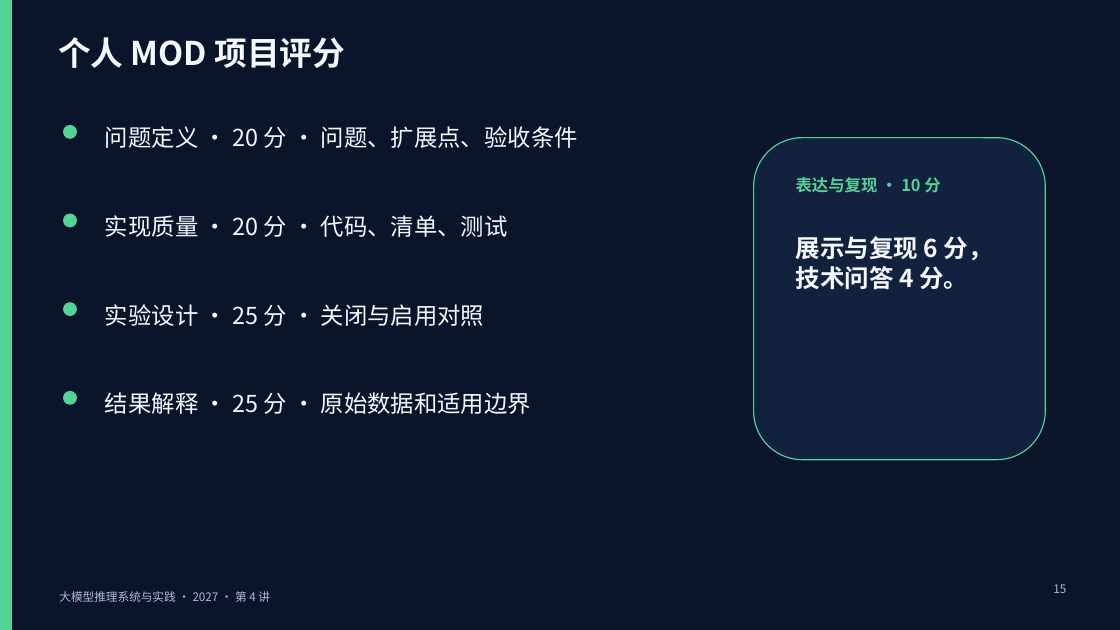
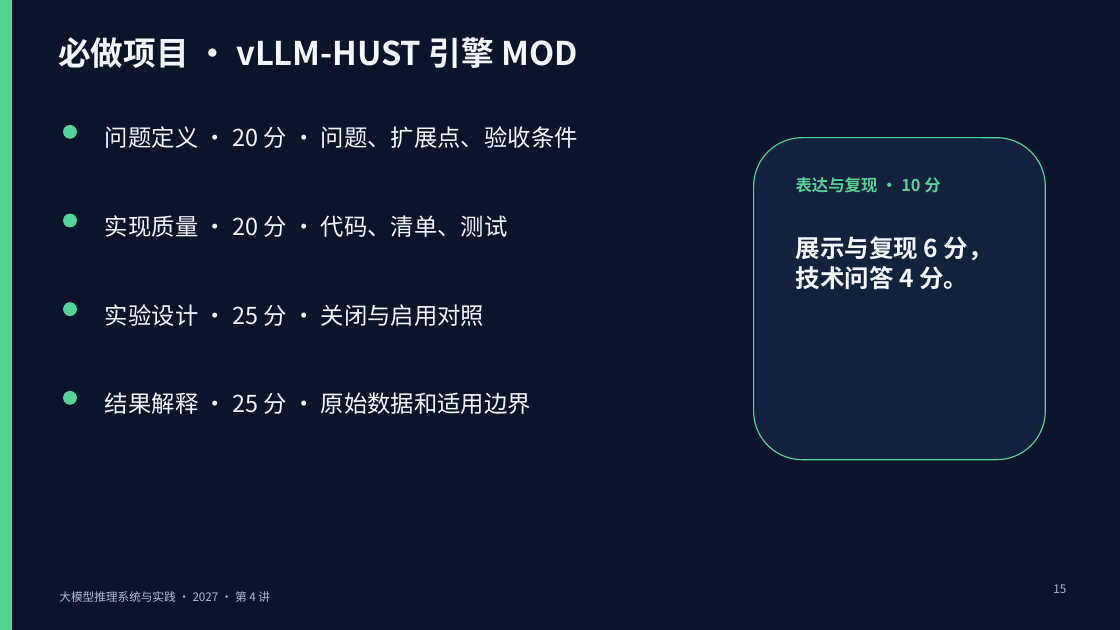
Before and after one commit to vLLM-HUST/intro-to-llm-inference-engines, a slide deck: slide 15 of build/slides/2027/lectures-8-pptx/第04讲_开源实践与课程项目.pptx. Drawn at 1120x630 pixels with LibreOffice and Linux fonts; fonts in the diff are those of the drawing. Boxes give left, top, right and bottom in pixels: in the first picture for what was removed or moved away, otherwise in the second. Text is boxed around its words. In the diff, an @@ line names an element or a change of style, - is before the commit and + after.

```diff
--- a/build/slides/2027/lectures-8-pptx/第04讲_开源实践与课程项目.pptx
+++ b/build/slides/2027/lectures-8-pptx/第04讲_开源实践与课程项目.pptx
@@ text at <box>58,37,577,68</box>: text changed @@
-个人 MOD 项目评分
+必做项目 · vLLM-HUST 引擎 MOD
```
Also in this commit, not shown: 1 other slide changed, 17 other files.
